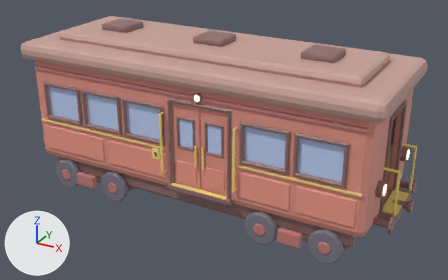
What one commit did to the FBX model Assets/Art/Models/Train/RegionalWagon/RegionalWagon_Blockout.fbx.
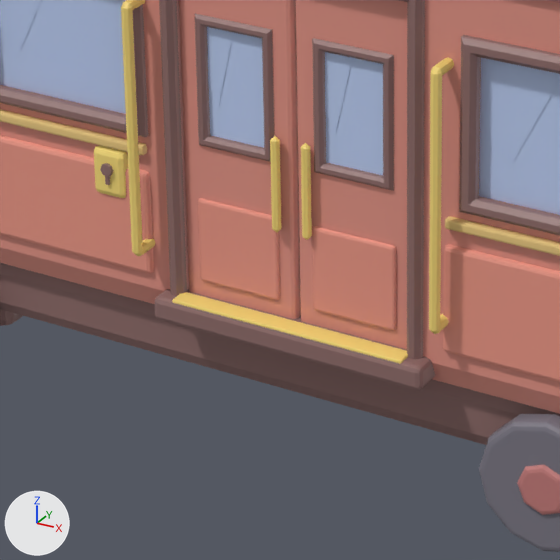
Each version appears first whole from a 50 mm lens placed at (5.8, -8.89, 5.76), pointed at (0.26, 1.19, 0.72), and next in a close-up on the part from 29% to 59% of the width and 40% to 88% of the height. Every picture has the same lights, and +X, +Y and +Z are marked at lower left. The last two pictures show the newer version. Where no turn or scale is listed for an object, it has been applied to the vertices. Vertices at exactly the same position are counted once.

Names of what the first close-up shows: 'Body', 'DoorFrame', 'DoorLeaf_L', 'DoorLeaf_R', 'DoorSill', 'GrabRails', 'KeyLock', 'Livery', 'Underframe', 'Windows'.
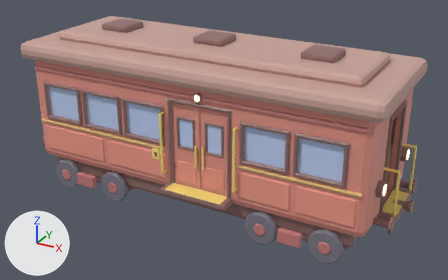
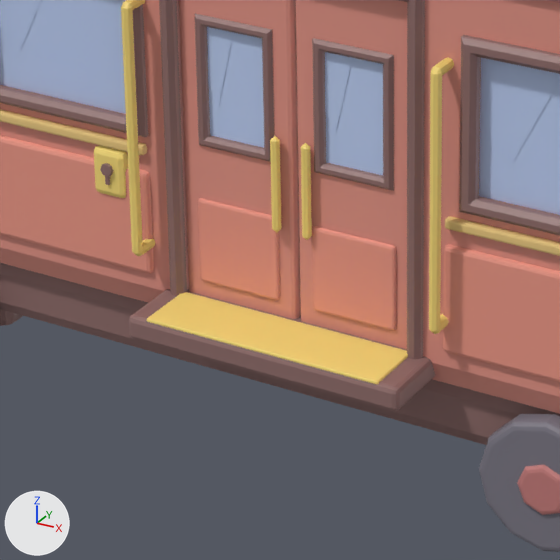
Patch to the scene script:
```diff
--- a/Assets/Art/Models/Train/RegionalWagon/RegionalWagon_Blockout.fbx.py
+++ b/Assets/Art/Models/Train/RegionalWagon/RegionalWagon_Blockout.fbx.py
@@ me_doorsill @@
 # used by ob_doorsill; location = (0.0, 0.0, 0.0)
-me_doorsill.from_pydata(...)  # 112 vertices, 108 faces; spans x -0.3..1.1, y -0.11..0.14, z 0.06..0.19
+me_doorsill.from_pydata(...)  # 112 vertices, 108 faces; spans x -0.3..1.1, y -0.32..0.14, z 0.06..0.19
+# me_doorsill part 1: all 56 vertices in x -0.3..1.1, y -0.11..-0.085, z 0.06..0.19 are moved by (0.0, -0.21, 0.0)
 me_doorsill.materials.append(mat_m_train_trim)
```

Pixel boxes [x1, y1, x2, y2] of what changed, in the close-ups (560 x 560 px):
'DoorSill', reshaped (9% wider, 21% taller)
    before: [154, 289, 435, 390]
    after: [129, 289, 435, 411]
